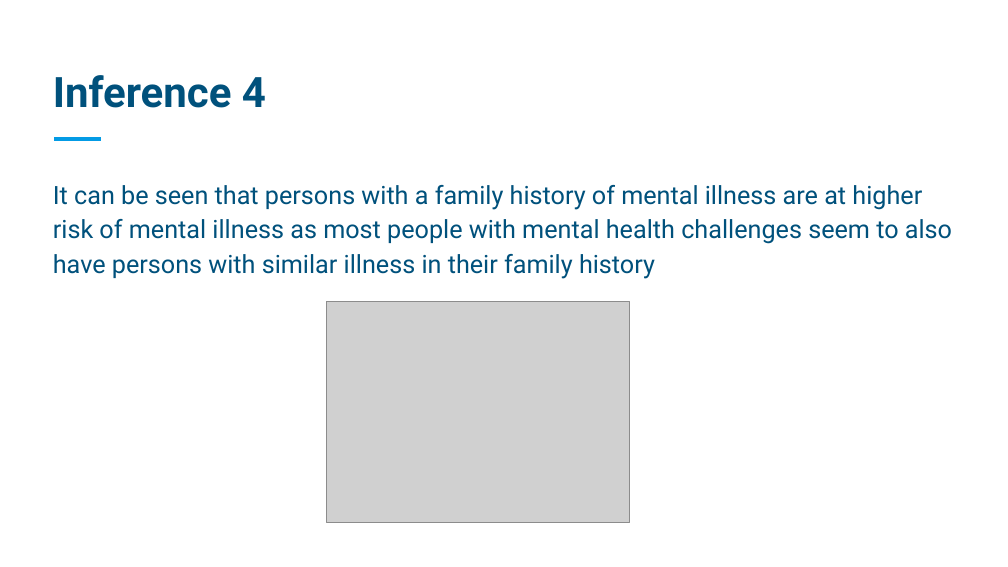
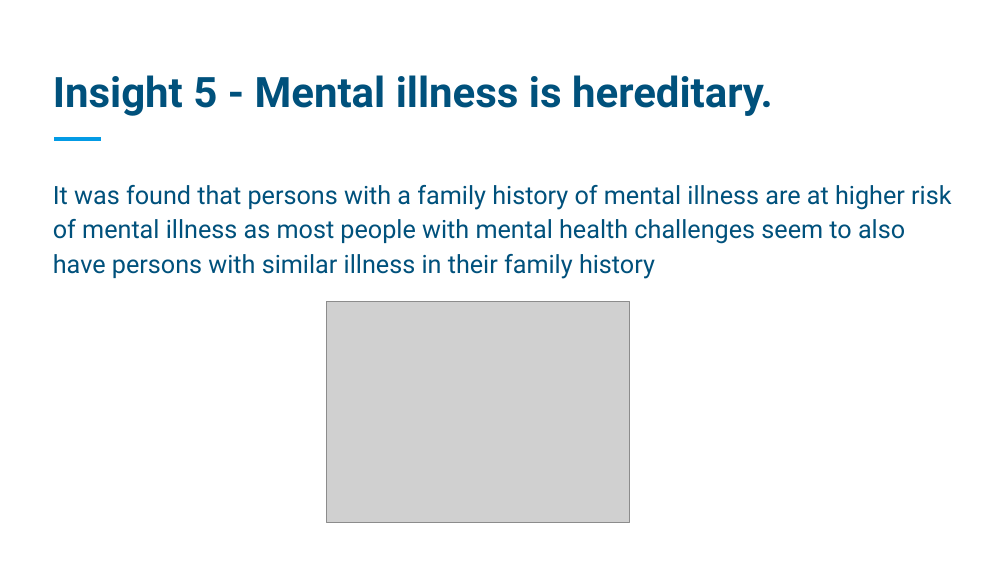
Before and after one commit to Mikingsley02/Delta-Team, a slide deck: slide 10 of THE ADA PROJECT TEAM DELTA - DATA TRACK.pptx (slide 9 before the commit). Drawn at 1008x567 pixels with LibreOffice and Linux fonts; fonts in the diff are those of the drawing; grey boxes stand for pictures. Boxes give left, top, right and bottom in pixels: in the first picture for what was removed or moved away, otherwise in the second. Text is boxed around its words. In the diff, an @@ line names an element or a change of style, - is before the commit and + after.

```diff
--- a/THE ADA PROJECT TEAM DELTA - DATA TRACK.pptx
+++ b/THE ADA PROJECT TEAM DELTA - DATA TRACK.pptx
@@ title at bbox=[53, 75, 773, 116]: text changed @@
-Inference 4
+Insight 5 - Mental illness is hereditary.
@@ text at bbox=[53, 185, 951, 279]: text changed @@
-It can be seen that persons with a family history of mental illness are at higher risk of mental illness as most people with mental health challenges seem to also have persons with similar illness in their family history
+It was found that persons with a family history of mental illness are at higher risk of mental illness as most people with mental health challenges seem to also have persons with similar illness in their family history
```
Also in this commit, not shown: 5 other slides changed, 3 slides added, 2 slides removed.
